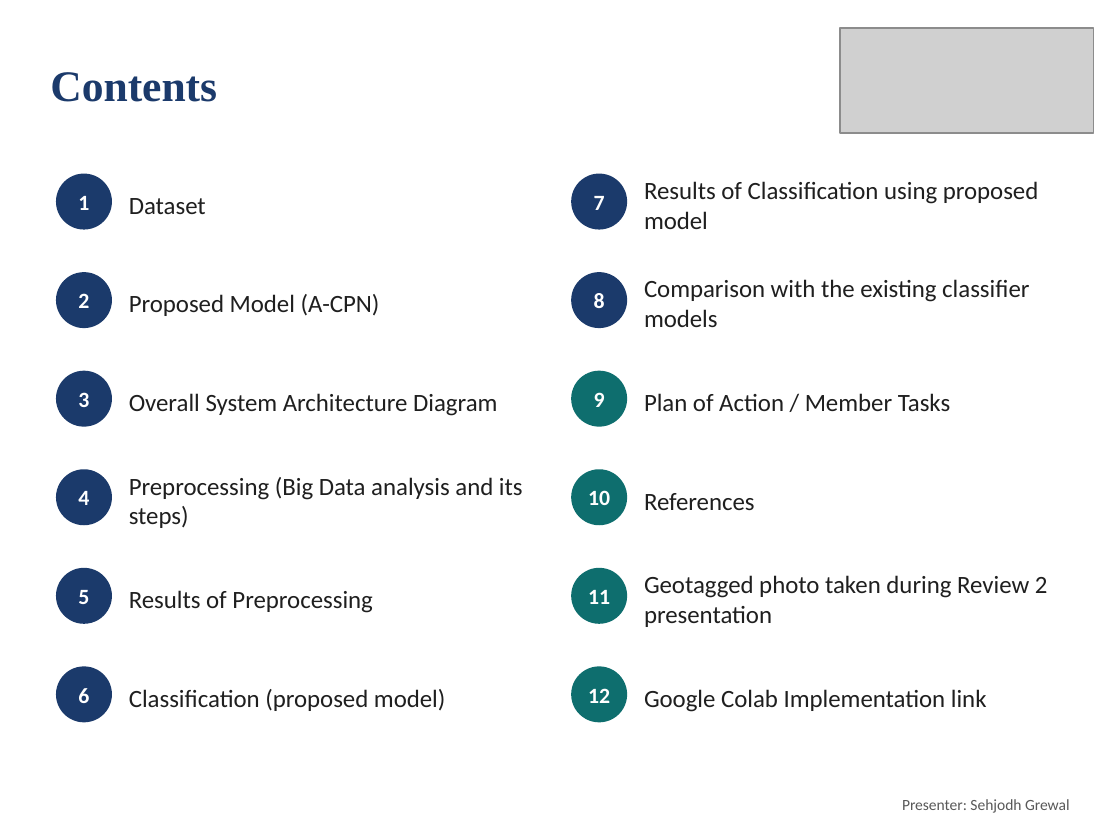
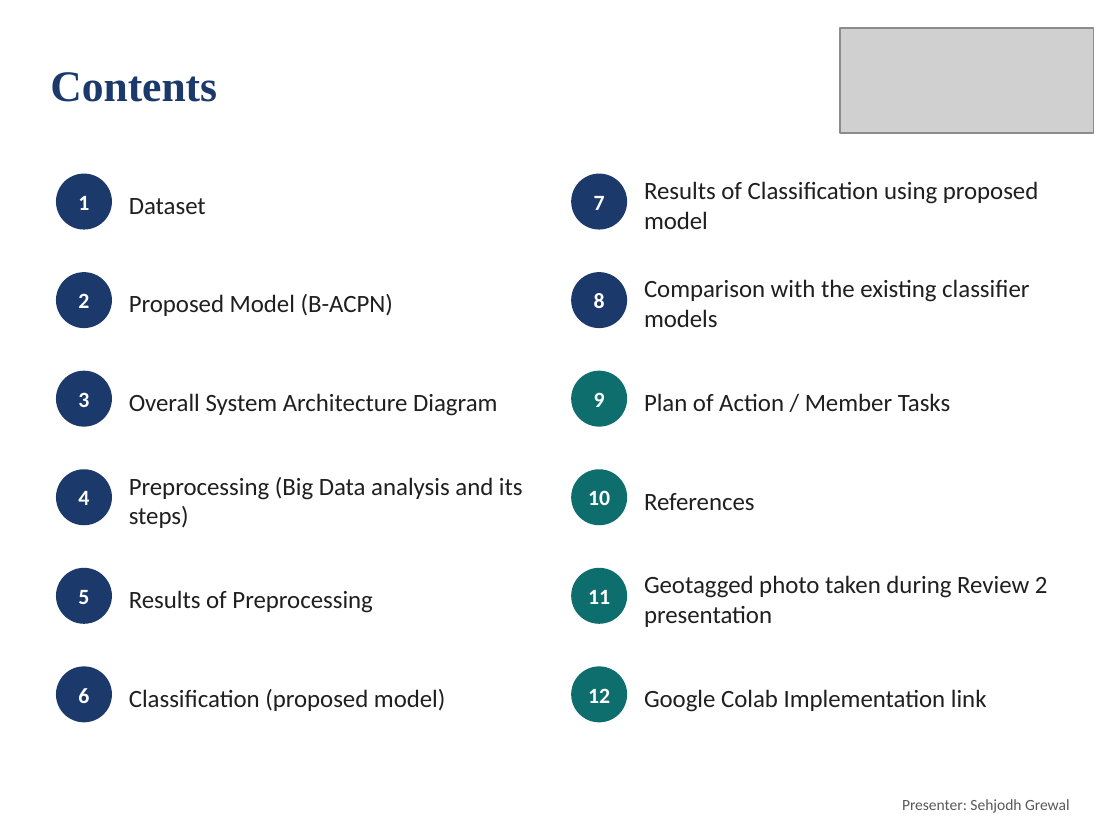
Before and after one commit to deepankarkumar1310/hadoop-ml-algorithm-, a slide deck: slide 2 of docs/Review2_Deck.pptx. Drawn at 1120x840 pixels with LibreOffice and Linux fonts; fonts in the diff are those of the drawing; grey boxes stand for pictures. Boxes give left, top, right and bottom in pixels: in the first picture for what was removed or moved away, otherwise in the second. Text is boxed around its words. In the diff, an @@ line names an element or a change of style, - is before the commit and + after.

Commit message:
B-ACPN: raw-feature and ablation runs; all tables, figures, README and deck rebuilt

```diff
--- a/docs/Review2_Deck.pptx
+++ b/docs/Review2_Deck.pptx
@@ text at (129, 294, 393, 316): text changed @@
-Proposed Model (A-CPN)
+Proposed Model (B-ACPN)
```
Also in this commit, not shown: 16 other slides changed, 40 other files.
